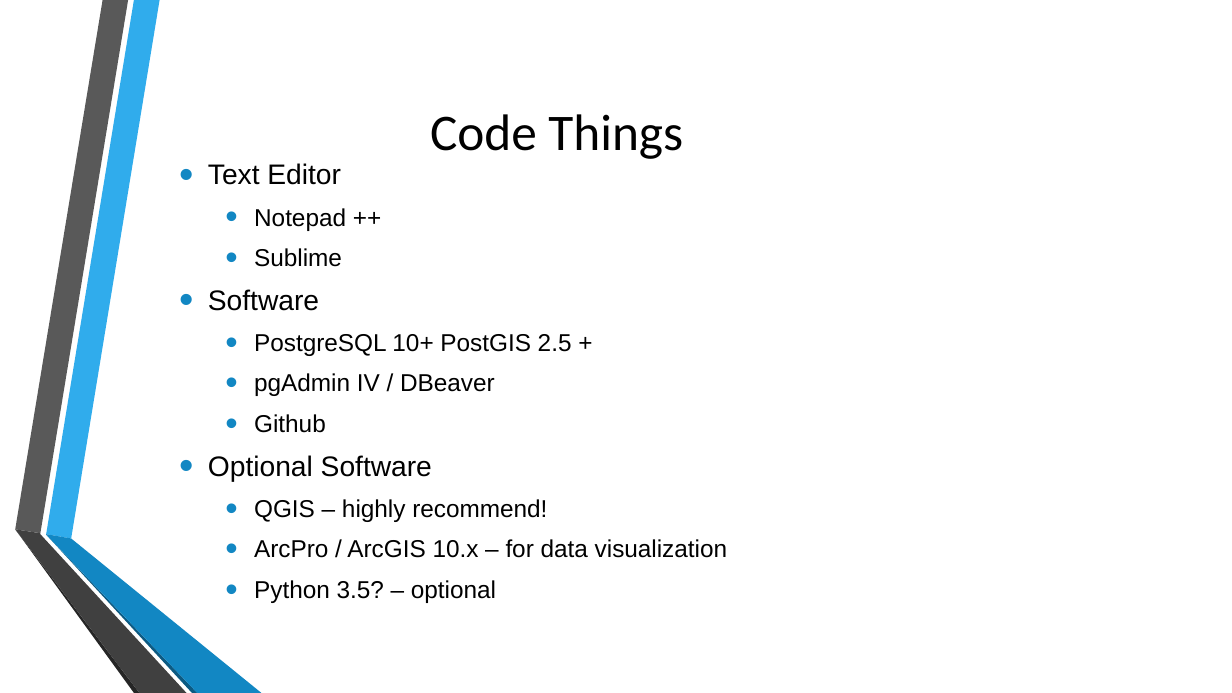
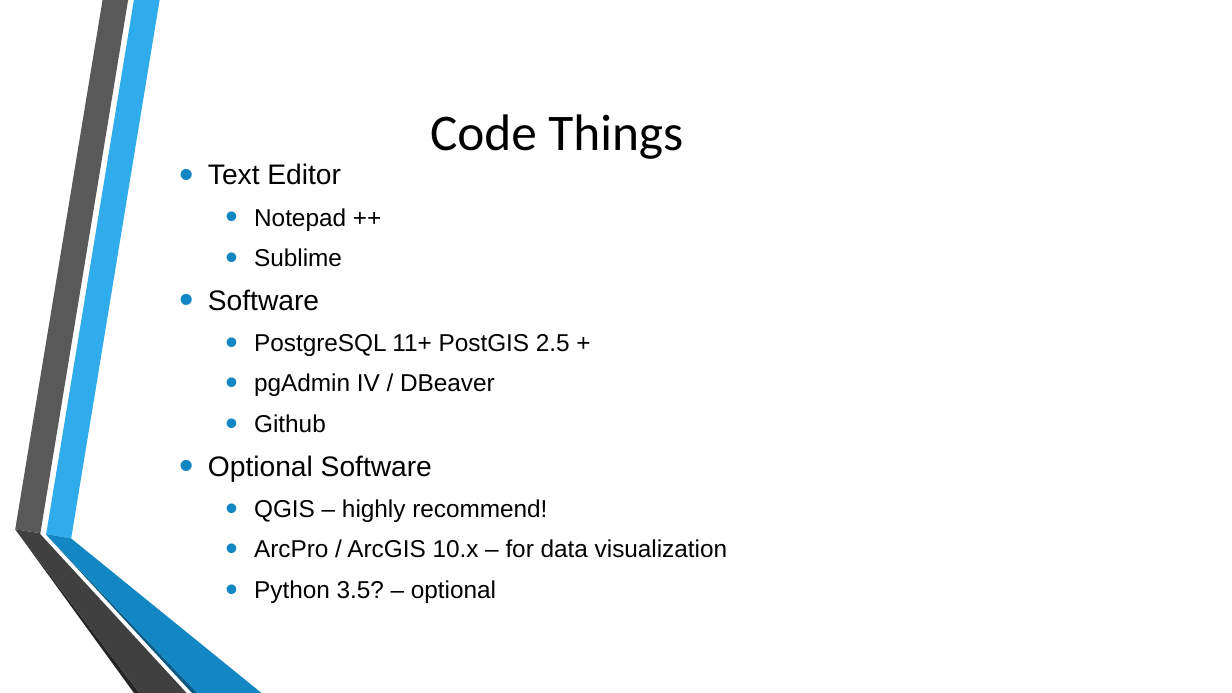
Before and after one commit to MGIS-UMN/GIS5577_week1, a slide deck: slide 5 of why_postgresql.odp. Drawn at 1232x693 pixels with LibreOffice and Linux fonts; fonts in the diff are those of the drawing; background and template pictures are left out. Boxes give left, top, right and bottom in pixels: in the first picture for what was removed or moved away, otherwise in the second. Text is boxed around its words. In the diff, an @@ line names an element or a change of style, - is before the commit and + after.

```diff
--- a/why_postgresql.odp
+++ b/why_postgresql.odp
@@ text at (254, 334, 570, 356): text changed @@
-  • PostgreSQL 10+ PostGIS 2.5 +
+  • PostgreSQL 11+ PostGIS 2.5 +
```
Also in this commit, not shown: 1 other file.
